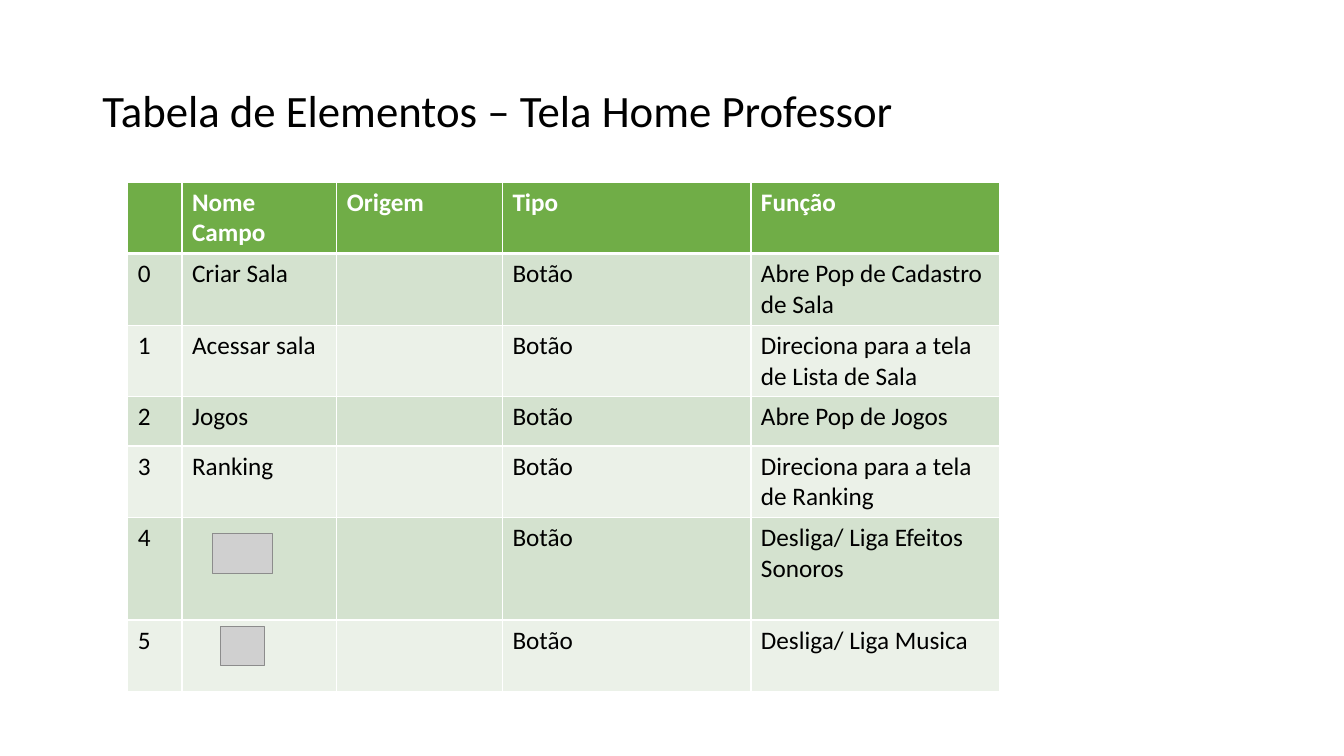
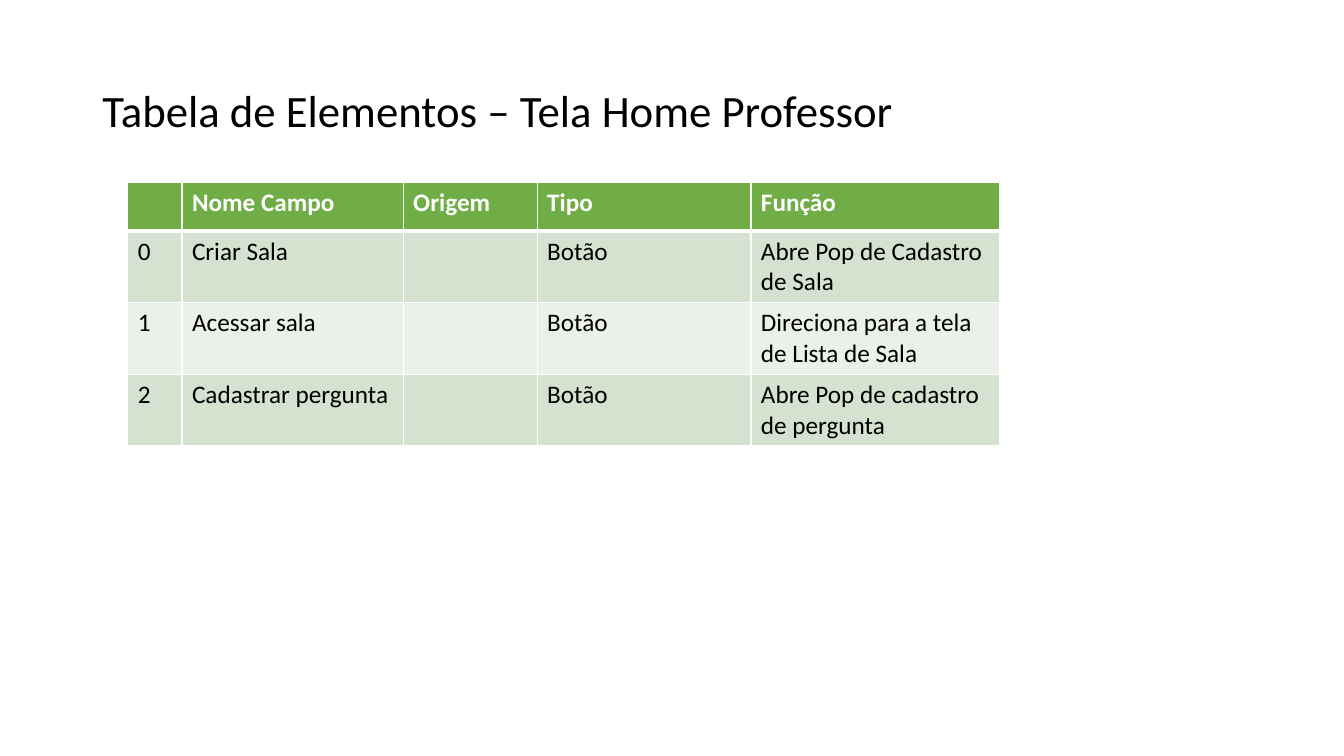
Before and after one commit to NathanReis/FTT-Recicla, a slide deck: slide 12 of DocumentacaoProjeto/Protótipo_Visual.pptx. Drawn at 1344x756 pixels with LibreOffice and Linux fonts; fonts in the diff are those of the drawing; grey boxes stand for pictures. Boxes give left, top, right and bottom in pixels: in the first picture for what was removed or moved away, otherwise in the second. Text is boxed around its words. In the diff, an @@ line names an element or a change of style, - is before the commit and + after.

```diff
--- a/DocumentacaoProjeto/Protótipo_Visual.pptx
+++ b/DocumentacaoProjeto/Protótipo_Visual.pptx
@@ table at box(128, 182, 999, 444) @@
-row 4: 2 | Jogos |  | Botão | Abre Pop de Jogos
-row 5: 3 | Ranking |  | Botão | Direciona para a tela de Ranking
-row 6: 4 |  |  | Botão | Desliga/ Liga Efeitos Sonoros
-row 7: 5 |  |  | Botão | Desliga/ Liga Musica
+row 4: 2 | Cadastrar pergunta |  | Botão | Abre Pop de cadastro de pergunta
@@ picture removed at box(213, 533, 273, 573) @@
@@ picture removed at box(221, 627, 264, 666) @@
```
Also in this commit, not shown: 10 other slides changed, 4 slides removed.
